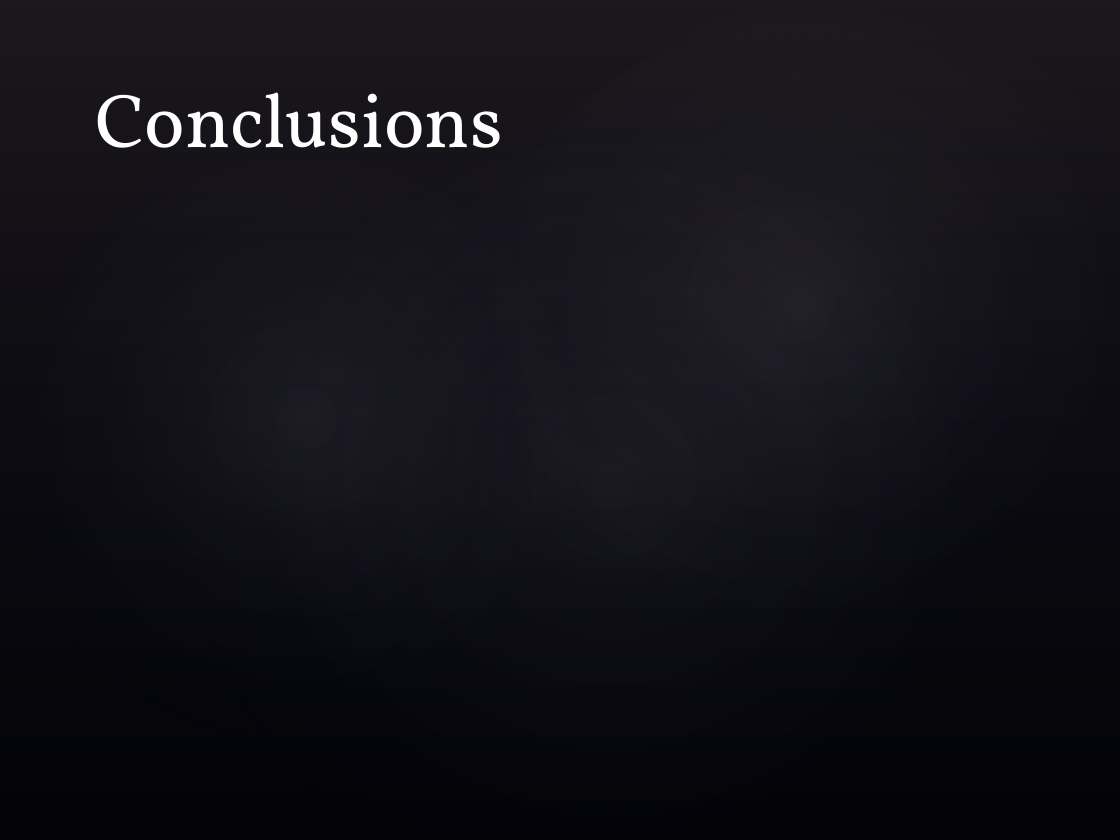
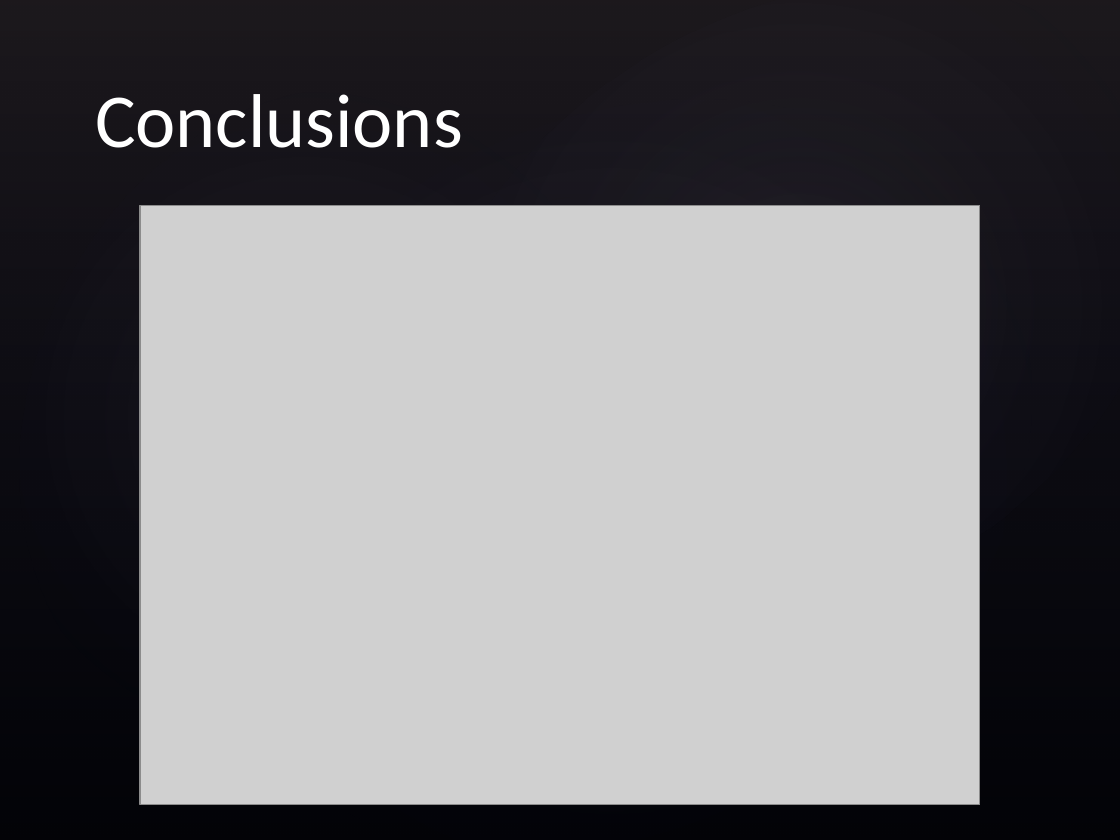
Before and after one commit to jacklightbody/character_recognizer, a slide deck: slide 8 of HollowayBidwellLightbody.pptx. Drawn at 1120x840 pixels with LibreOffice and Linux fonts; fonts in the diff are those of the drawing; grey boxes stand for pictures; background and template pictures are left out. Boxes give left, top, right and bottom in pixels: in the first picture for what was removed or moved away, otherwise in the second. Text is boxed around its words. In the diff, an @@ line names an element or a change of style, - is before the commit and + after.

```diff
--- a/HollowayBidwellLightbody.pptx
+++ b/HollowayBidwellLightbody.pptx
@@ title "Conclusions" at box(95, 94, 463, 148): font Vollkorn to Calibri @@
@@ picture added at box(140, 205, 980, 804) @@
```
Also in this commit, not shown: 4 other slides changed, 3 slides added, 2 slides removed, 2 other files.
